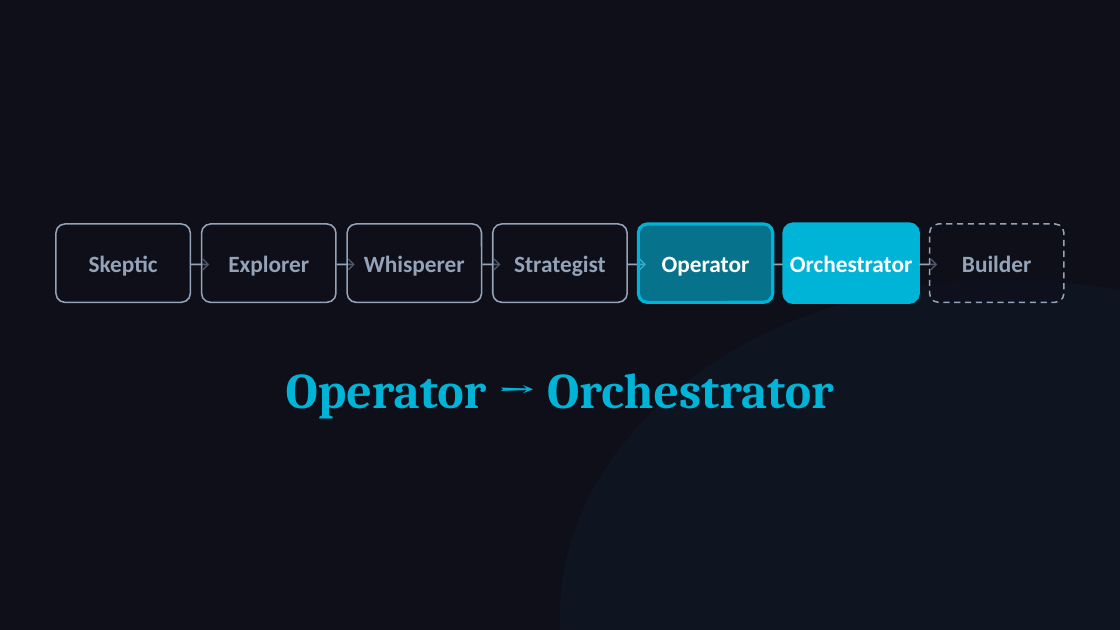
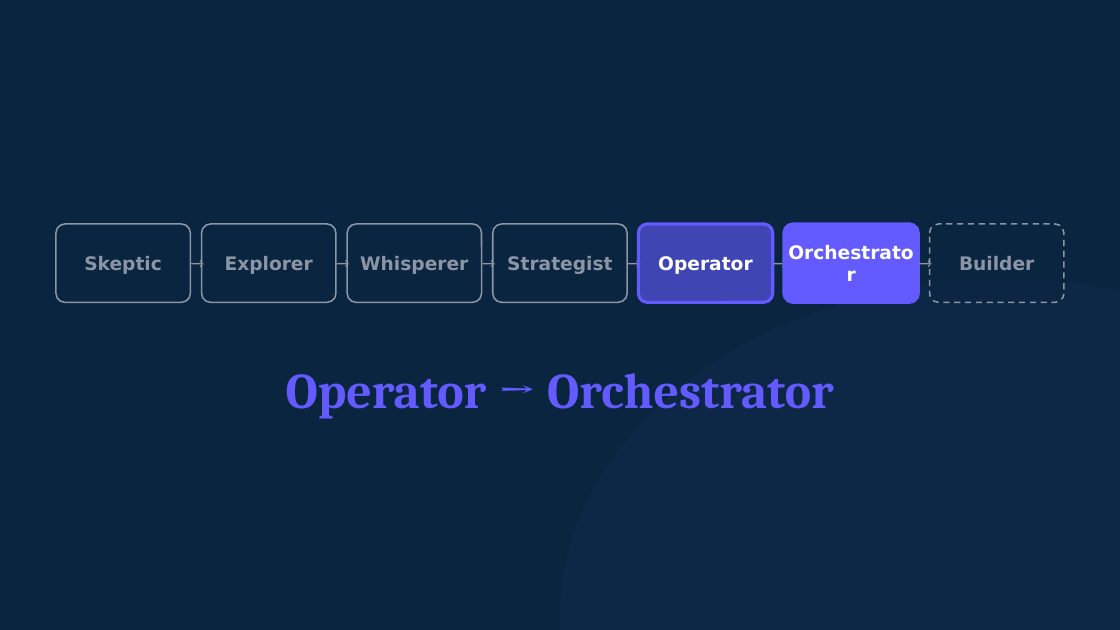
Before and after one commit to michaelengland/ai-best-practices, a slide deck: slide 2 of decks/workshop-orchestrator/workshop-orchestrator.pptx. Drawn at 1120x630 pixels with LibreOffice and Linux fonts; fonts in the diff are those of the drawing. Boxes give left, top, right and bottom in pixels: in the first picture for what was removed or moved away, otherwise in the second. Text is boxed around its words. In the diff, an @@ line names an element or a change of style, - is before the commit and + after.

```diff
--- a/decks/workshop-orchestrator/workshop-orchestrator.pptx
+++ b/decks/workshop-orchestrator/workshop-orchestrator.pptx
@@ background #0F0F1A to #0A2540 @@
@@ fill #0F0F1A at 50% opacity to #0A2540 at 50% opacity; outline #94A3B8 1 pt to #8B95A5 1 pt in 4 elements at (56, 224, 190, 302), (202, 224, 336, 302), (347, 224, 482, 302), (493, 224, 627, 302) @@
@@ text "Operator" at (658, 256, 752, 274): size 15 to 12 pt, font Calibri to DejaVu Sans @@
@@ rounded rectangle at (638, 224, 773, 302): fill #00B4D8 at 60% opacity to #635BFF at 60% opacity; outline #00B4D8 2 pt to #635BFF 2 pt @@
@@ text "Orchestrator" at (784, 224, 918, 302): size 15 to 12 pt, font Calibri to DejaVu Sans @@
@@ rounded rectangle at (784, 224, 918, 302): fill #00B4D8 to #635BFF; outline #00B4D8 2 pt to #635BFF 2 pt @@
@@ size 14 to 11 pt, font Calibri to DejaVu Sans, text colour #94A3B8 to #8B95A5 in 6 elements at (190, 224, 202, 302), (336, 224, 347, 302), (482, 224, 493, 302), (627, 224, 638, 302), (773, 224, 784, 302), (918, 224, 930, 302) @@
@@ size 15 to 12 pt, font Calibri to DejaVu Sans, text colour #94A3B8 to #8B95A5 in 5 elements at (84, 256, 162, 274), (225, 256, 313, 274), (360, 256, 468, 274), (507, 256, 612, 274), (959, 256, 1034, 270) @@
@@ rounded rectangle at (930, 224, 1064, 302): fill #0F0F1A at 50% opacity to #0A2540 at 50% opacity; outline #94A3B8 1 pt dashed to #8B95A5 1 pt dashed @@
@@ ellipse at (560, 280, 1120, 630): fill #00B4D8 at 4% opacity to #635BFF at 4% opacity @@
@@ text "Operator → Orchestrator" at (286, 373, 834, 419): text colour #00B4D8 to #635BFF @@
```
Also in this commit, not shown: 19 other slides changed, 34 other files.
